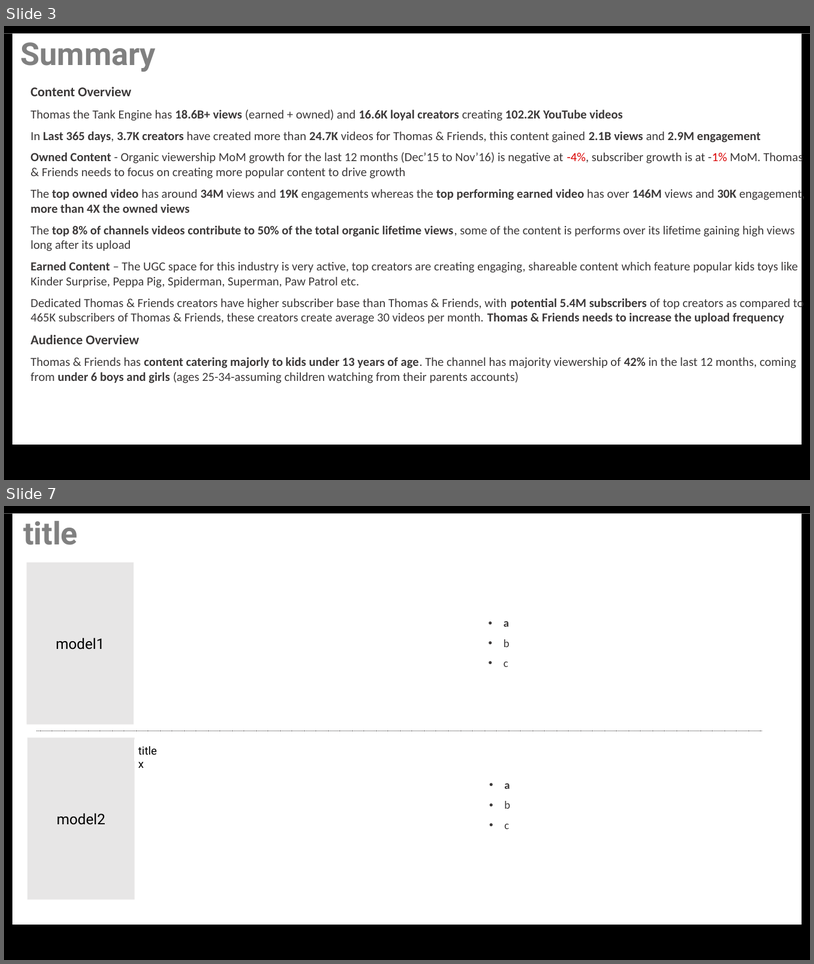
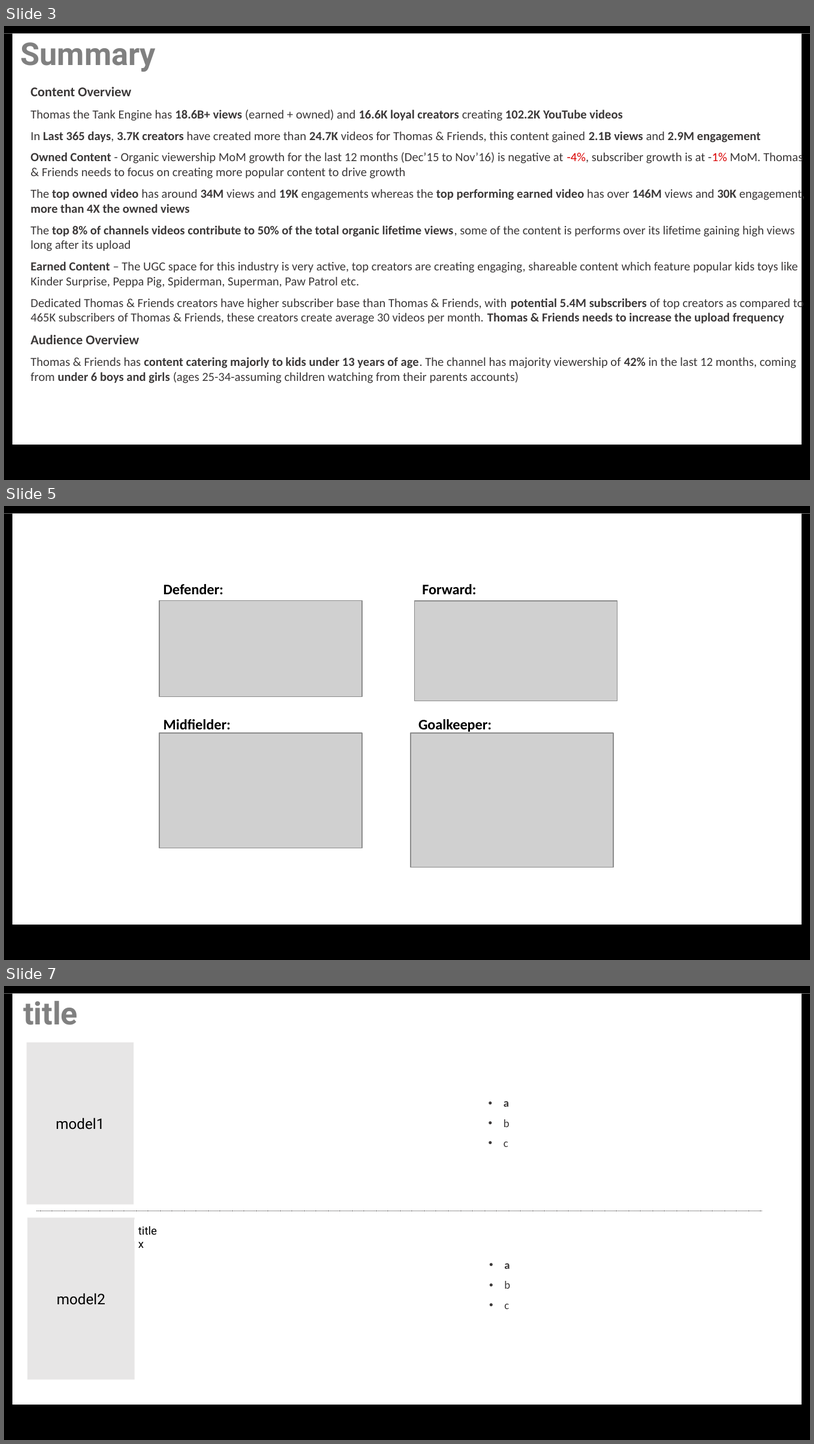
Before and after one commit to ruhama-ahale/soccer_project, a slide deck: Capstone_Final_Report/capstone_project_slide_soccer.pptx. Shown one above the other, each under a label of ours: slides 3 and 7 before the commit, slides 3, 5 and 7 after it; the slides between them are not shown. The pictures are 814x964 and 814x1444 pixels, drawn with LibreOffice and Linux fonts; fonts in the diff are those of the drawing; grey boxes stand for pictures. Boxes give left, top, right and bottom in pixels: in the first picture for what was removed or moved away, otherwise in the second. Text is boxed around its words. In the diff, an @@ line names an element or a change of style, - is before the commit and + after.

```diff
--- a/Capstone_Final_Report/capstone_project_slide_soccer.pptx
+++ b/Capstone_Final_Report/capstone_project_slide_soccer.pptx
@@ slide 5 added at (4,506,810,960), background #FFFFFF; not listed: 4 template elements that a slide beside it also shows @@
@@ text added at (164,584,224,594), 13 pt, text #000000, bold @@
+Defender:
@@ text added at (422,584,476,594), 13 pt, text #000000, bold @@
+Forward:
@@ picture added at (159,600,362,696) @@
@@ picture added at (414,600,618,700) @@
@@ text added at (164,719,231,733), 13 pt, text #000000, bold @@
+Midfielder:
@@ text added at (419,719,492,733), 13 pt, text #000000, bold @@
+Goalkeeper:
@@ picture added at (159,733,363,848) @@
@@ picture added at (410,733,614,867) @@
```
Also in this commit, not shown: 2 other slides added, 3 slides removed, 6 other files.
